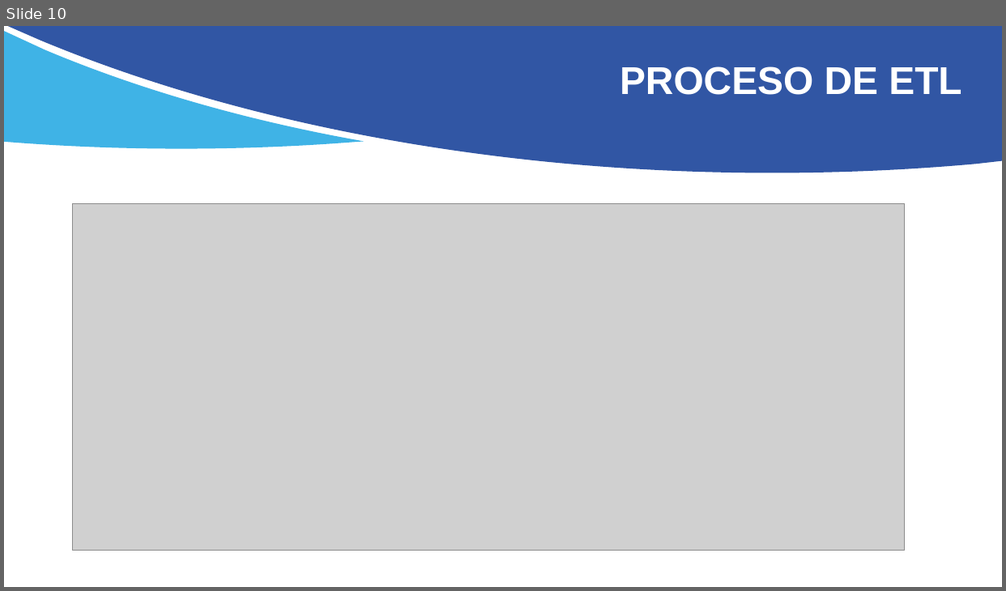
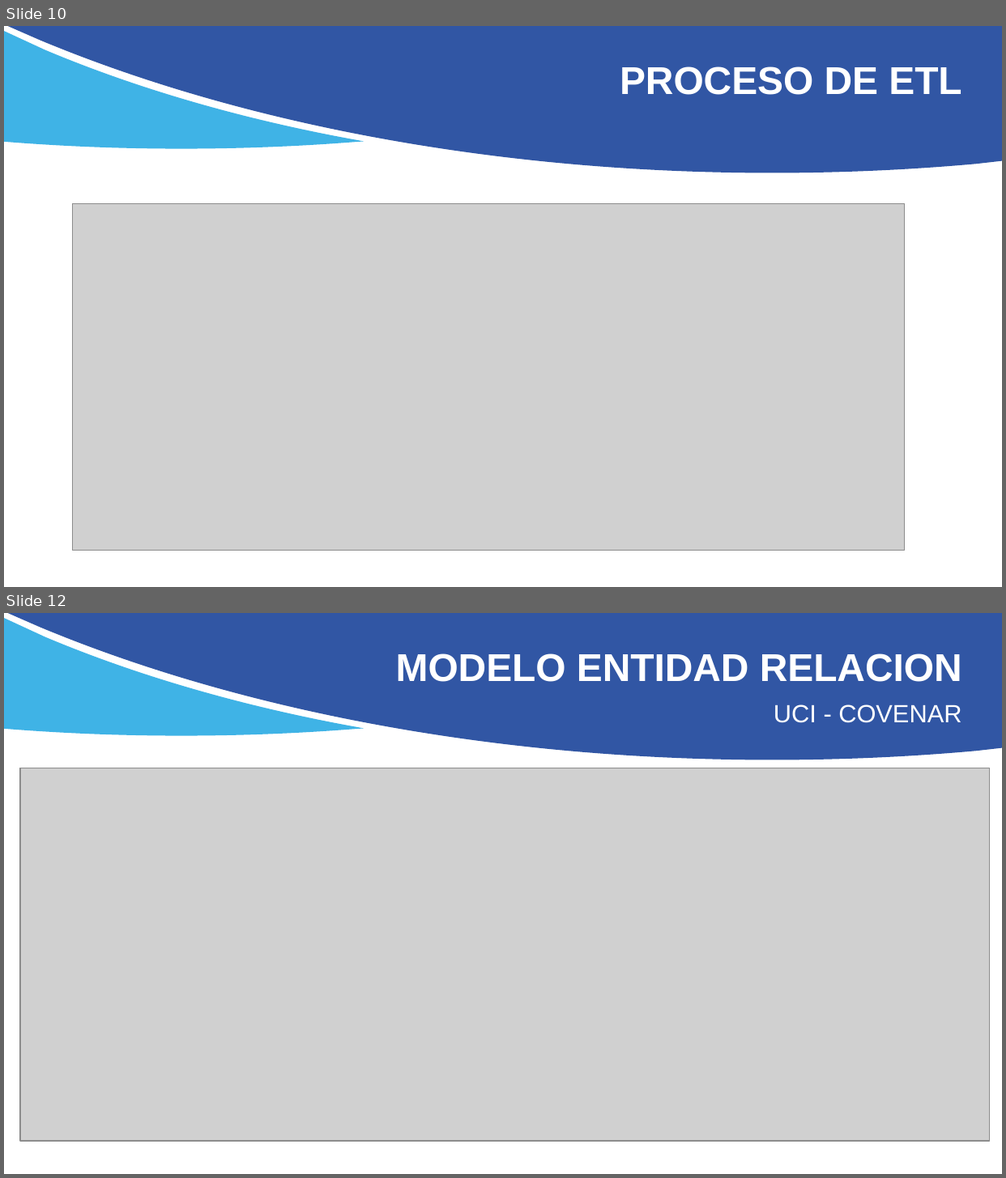
Before and after one commit to JuanRS26/Unidad-de-Cuidados-Intensivos, a slide deck: Sprint-2/DEMO2.pptx. Shown one above the other, each under a label of ours: slide 10 before the commit, slides 10 and 12 after it; the slides between them are not shown. The pictures are 1006x591 and 1006x1178 pixels, drawn with LibreOffice and Linux fonts; fonts in the diff are those of the drawing; grey boxes stand for pictures. Boxes give left, top, right and bottom in pixels: in the first picture for what was removed or moved away, otherwise in the second. Text is boxed around its words. In the diff, an @@ line names an element or a change of style, - is before the commit and + after.

Commit message:
Se agrego el modelo ER en los slides

```diff
--- a/Sprint-2/DEMO2.pptx
+++ b/Sprint-2/DEMO2.pptx
@@ slide 12 added at [4,613,1002,1174], background #FFFFFF; not listed: 2 template elements that a slide beside it also shows @@
@@ title added at [396,653,962,682], 28 pt, text #FFFFFF, bold @@
+MODELO ENTIDAD RELACION
@@ subtitle added at [774,705,961,723], 18 pt, text #FFFFFF @@
+UCI - COVENAR
@@ picture added at [20,768,989,1141] @@
```
Also in this commit, not shown: 2 other slides added, 7 other files.
